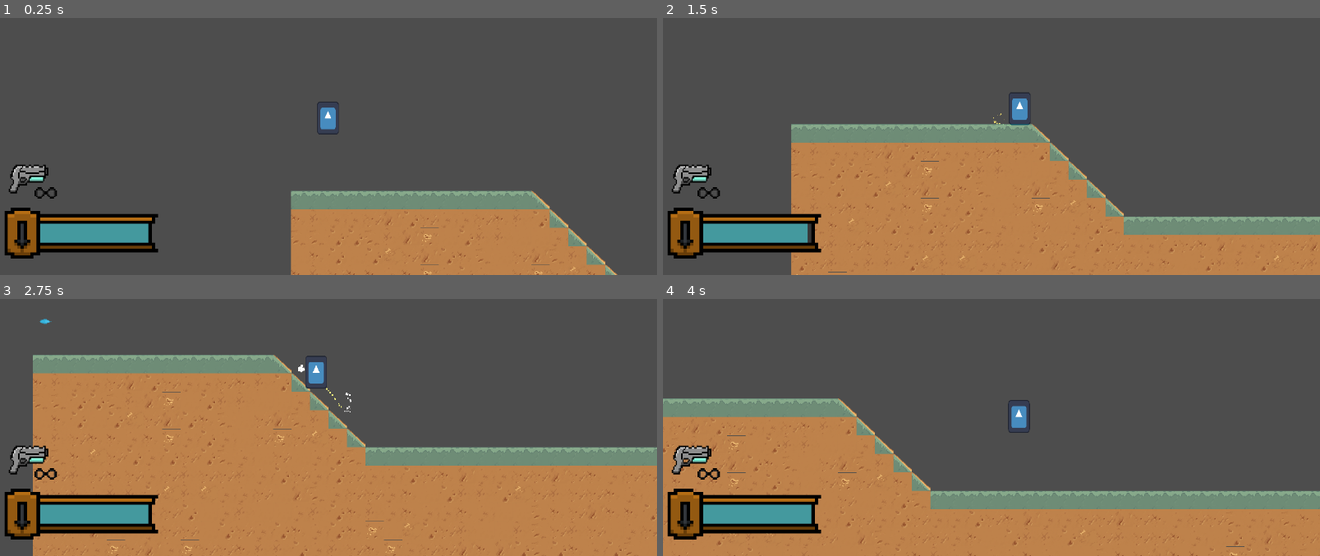
Above: before the commit, frames 1-4 (two rows, left to right).
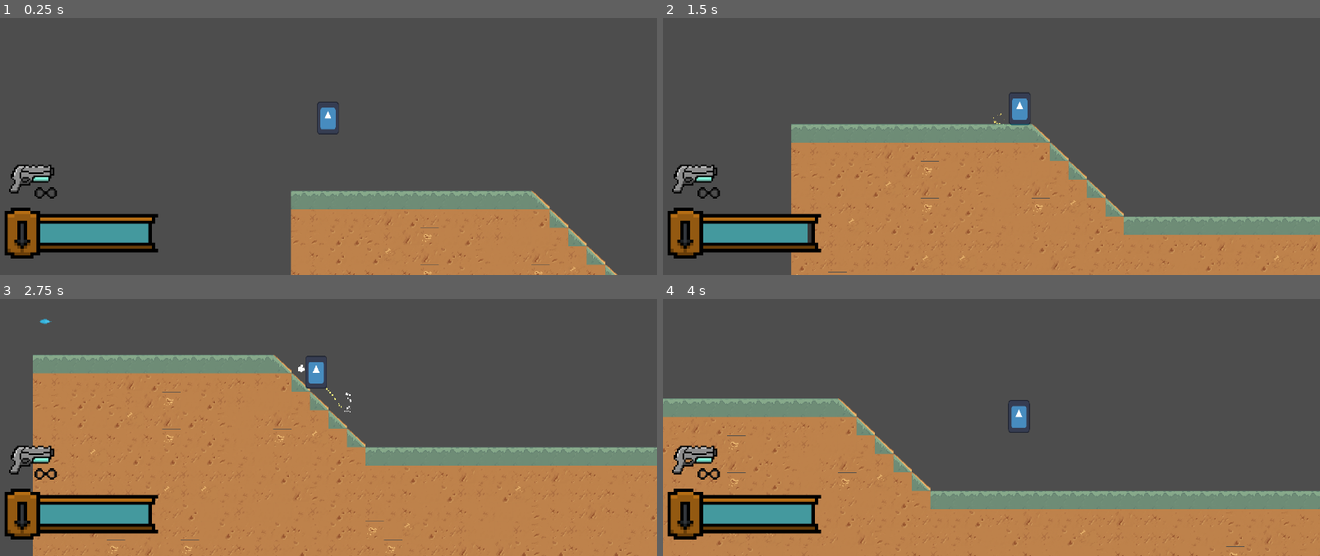
Above: after the commit, the same moments.

Repository: dzfrias/gladiator
Game: Godot game, scene res://scenes/mission.tscn
The game is run twice, just before and just after one commit, with the same random seed, the same clock (stepped at 60 frames per second) and the same inputs. This scene is started directly instead of the project's main scene. The engine's default icon, where the game draws it, is replaced by a stand-in: a white triangle on a blue panel in a dark square. Sound files missing from this copy of the repository are replaced by a short silence.
Inputs (mouse positions are in pixels of both pictures, inside the frame that each line leads up to):
- Up to frame 1 (0.25 s): no input
- Up to frame 2 (1.5 s): move the mouse to (1136, 71) at 0.52 s; hold S (burrow) 0.53-1.28 s; hold D (right) from 0.53 s (still down); tap Space (jump) at 0.77, 1.07 s; move the mouse to (860, 107) at 1.27 s; tap Shift (fallthrough) at 1.35 s
- Up to frame 3 (2.75 s): tap Space (jump) at 1.52, 1.82 s; move the mouse to (outside the picture) at 2.02 s; release D (right) at 2.03 s; press the mouse at (outside the picture) at 2.03 s; hold A (left) from 2.03 s (still down)
- Up to frame 4 (4 s): move the mouse to (958, 445) at 2.77 s; release A (left) at 2.78 s; release the mouse at (958, 445) at 2.78 s; hold D (right) from 2.78 s (still down); right-click (958, 445) at 2.85 s; tap Space (jump) at 3.02, 3.32, 3.77 s; move the mouse to (1188, 427) at 3.52 s; hold I (interact) from 3.53 s (still down)

The runs differ from the first frame. In frame 1, 0.3% of the frame differs, in the area x 1-9%, y 57-69%; in frame 2, 0.3%; in frame 3, 0.3%; in frame 4, 0.3%, in the area x 1-9%, y 56-69%.

Commit message:
add laser rifle texture

Diff:
--- a/resources/pistol.tres
+++ b/resources/pistol.tres
@@ -1,6 +1,7 @@
-[gd_resource type="Resource" script_class="WeaponStats" load_steps=3 format=3 uid="uid://cbyts5spi0ken"]
+[gd_resource type="Resource" script_class="WeaponStats" load_steps=4 format=3 uid="uid://cbyts5spi0ken"]
 
 [ext_resource type="Script" path="res://scripts/resources/weapon_stats.gd" id="1_4jv4i"]
+[ext_resource type="Texture2D" uid="uid://x4pn0woh6rtk" path="res://assets/Art/laser_pistol.png" id="1_hmcxc"]
 [ext_resource type="PackedScene" uid="uid://dcp3huoajqaue" path="res://scenes/pistol_projectile.tscn" id="1_rrd5j"]
 
 [resource]
@@ -9,5 +10,6 @@
 reload_time = 1.0
 max_ammo = -1
 firing_interval = 0.3
+image = ExtResource("1_hmcxc")
 aim_mode = 0
 projectile = ExtResource("1_rrd5j")
--- a/resources/rifle.tres
+++ b/resources/rifle.tres
@@ -1,6 +1,7 @@
-[gd_resource type="Resource" script_class="WeaponStats" load_steps=3 format=3 uid="uid://sxcr6arn47f2"]
+[gd_resource type="Resource" script_class="WeaponStats" load_steps=4 format=3 uid="uid://sxcr6arn47f2"]
 
 [ext_resource type="PackedScene" uid="uid://dagckhap6xw0b" path="res://scenes/rifle_projectile.tscn" id="1_uuuk0"]
+[ext_resource type="Texture2D" uid="uid://beognjwthnlei" path="res://assets/Art/laser_rifle.png" id="1_wc233"]
 [ext_resource type="Script" path="res://scripts/resources/weapon_stats.gd" id="1_y4h8b"]
 
 [resource]
@@ -9,4 +10,6 @@
 reload_time = 1.0
 max_ammo = 30
 firing_interval = 0.2
+image = ExtResource("1_wc233")
+aim_mode = 0
 projectile = ExtResource("1_uuuk0")
--- a/scenes/player_ui.tscn
+++ b/scenes/player_ui.tscn
@@ -50,7 +50,7 @@
 show_percentage = false
 script = ExtResource("6_6nq0s")
 
-[node name="WeaponUI" type="Control" parent="." node_paths=PackedStringArray("infinite_ammo_image", "ammo_text")]
+[node name="WeaponUI" type="Control" parent="." node_paths=PackedStringArray("weapon_image", "infinite_ammo_image", "ammo_text")]
 layout_mode = 3
 anchors_preset = 0
 offset_left = 35.0
@@ -58,22 +58,24 @@
 offset_right = 75.0
 offset_bottom = 563.0
 script = ExtResource("5_74ny8")
-infinite_ammo_image = NodePath("TextureRect")
+weapon_image = NodePath("WeaponImage")
+infinite_ammo_image = NodePath("InfiniteAmmoSymbol")
 ammo_text = NodePath("AmmoText")
 
-[node name="TextureRect2" type="TextureRect" parent="WeaponUI"]
+[node name="WeaponImage" type="TextureRect" parent="WeaponUI"]
 layout_mode = 1
 anchors_preset = 2
 anchor_top = 1.0
 anchor_bottom = 1.0
 offset_left = -23.0
 offset_top = -67.0
-offset_right = 59.0
+offset_right = 75.0
 offset_bottom = 4.0
 grow_vertical = 0
 texture = ExtResource("7_wk7so")
+stretch_mode = 4
 
-[node name="TextureRect" type="TextureRect" parent="WeaponUI"]
+[node name="InfiniteAmmoSymbol" type="TextureRect" parent="WeaponUI"]
 layout_mode = 0
 offset_left = 32.0
 offset_top = 26.0
--- a/scripts/resources/weapon_stats.gd
+++ b/scripts/resources/weapon_stats.gd
@@ -9,6 +9,7 @@
 @export var reload_time: float = 1
 @export var max_ammo: int = 8
 @export var firing_interval: float = 0.5
+@export var image: Texture
 @export var aim_mode: AimMode = AimMode.BIDIRECTIONAL
 @export var projectile: PackedScene
 @export var effects: PackedScene
--- a/scripts/ui/ammo_ui.gd
+++ b/scripts/ui/ammo_ui.gd
@@ -1,7 +1,8 @@
 extends Control
 
-@onready var weapon = Player.Instance.weapon()
+@onready var weapon: Weapon = Player.Instance.weapon()
 
+@export var weapon_image: TextureRect
 @export var infinite_ammo_image: TextureRect
 @export var ammo_text: RichTextLabel
 
@@ -36,6 +37,8 @@
 	weapon.on_ammo_changed.disconnect(_on_ammo_changed)
 	weapon = Player.Instance.weapon()
 	weapon.on_ammo_changed.connect(_on_ammo_changed)
+	if weapon.weapon_stats.image != null:
+		weapon_image.texture = weapon.weapon_stats.image
 	if weapon.weapon_stats.max_ammo == -1:
 		show_infinite_ammo_image()
 	else:
Binary file added: assets/Art/laser_rifle.png
Not shown, added: assets/Art/laser_rifle.png.import
